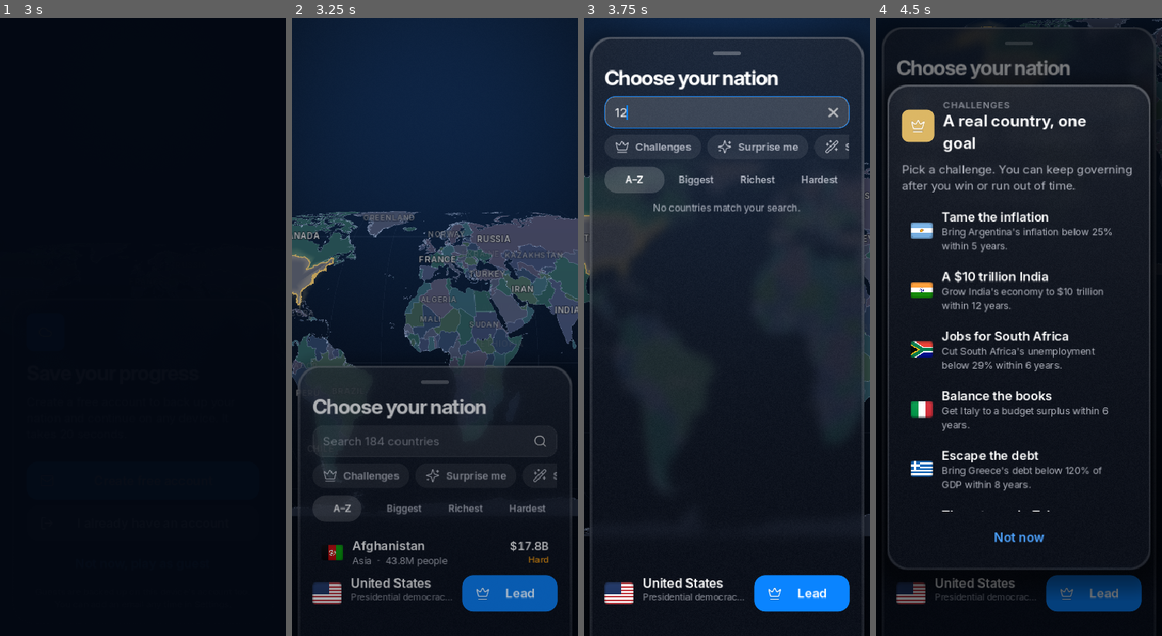
Above: before the commit, frames 1-4 (left to right).
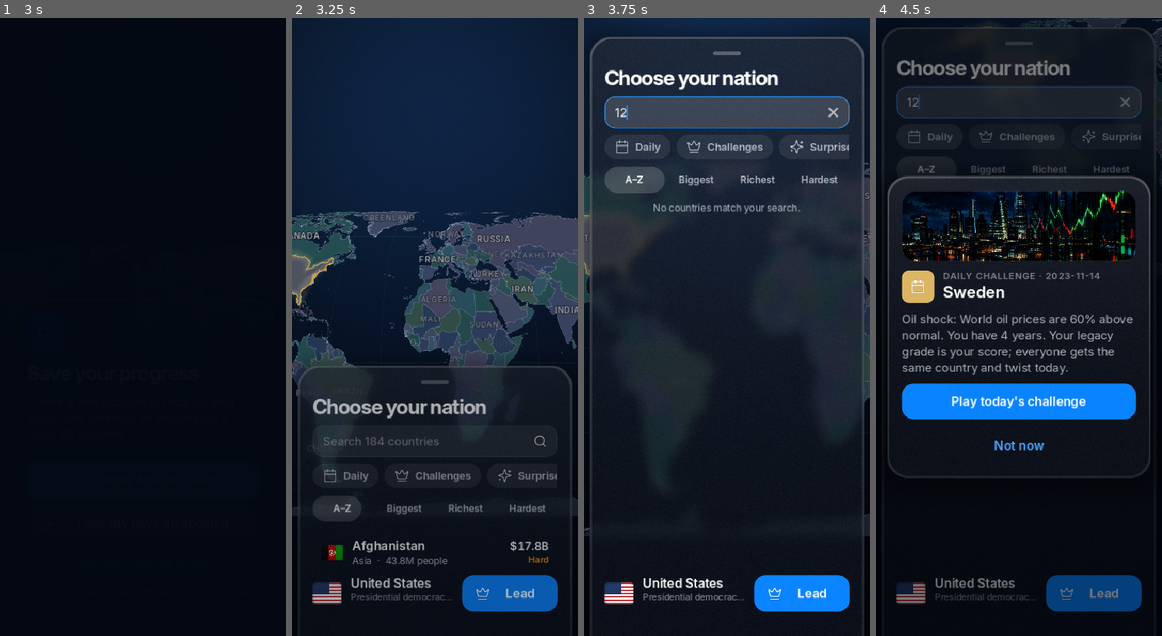
Above: after the commit, the same moments.

Repository: Arnav-Dugad/arnav-country-simulator
Game: Godot game, scene res://ui/screens/splash.tscn
The game is run twice, just before and just after one commit, with the same random seed, the same clock (stepped at 60 frames per second) and the same inputs.
Inputs (mouse positions are in pixels of both pictures, inside the frame that each line leads up to):
- Up to frame 1 (3 s): move the mouse to (205, 296) at 0.52 s; click (205, 296) at 0.67 s; click "Skip" at 1.25 s; click "Skip" at 2 s; click "Not now, play as guest" at 2.75 s
- Up to frame 2 (3.25 s): no input
- Up to frame 3 (3.75 s): click (727, 339) at 3.52 s; type "12" at 3.6 s
- Up to frame 4 (4.5 s): click (930, 135) at 4.25 s, where only the run after the commit has a clickable "Daily"

Frame 1 is identical in both runs. In frame 2, 0.6% of the frame differs, in the area x 11-93%, y 73-76%; in frame 3, 0.7%; in frame 4, 21%, in the area x 4-96%, y 10-93%.

Commit message:
v0.30.0: daily challenge (date-seeded country + twist, 4 years, best grade kept)
Co-Authored-By: Claude Opus 5.5 <noreply@anthropic.com>

Diff:
--- a/autoload/game.gd
+++ b/autoload/game.gd
@@ -77,6 +77,7 @@
 var cheats_used := false
 var god_mode := false               # cheat: you never lose power
 var sandbox := false                # started from the sandbox editor
+var daily := ""                     # daily challenge date ("" = normal game)
 var no_events := false              # sandbox option: no random events
 var rng := RandomNumberGenerator.new()
 
@@ -151,6 +152,7 @@
 	god_mode = false
 	sandbox = false
 	no_events = false
+	daily = ""
 	var c := me()
 	c.treasury *= Difficulty.treasury_mult()
 	start_snapshot = {"year": year, "gdp": c.gdp, "debt_pct": c.debt_pct(), "approval": c.approval,
@@ -289,6 +291,9 @@
 	if not running:
 		return
 	_check_challenge()
+	if Daily.over():
+		finish("daily")
+		return
 	var what := politics.monthly()
 	if what.begins_with("end:") and god_mode:
 		what = ""
@@ -404,7 +409,7 @@
 		"happiness_end": c.happiness, "events": director.log.size(), "trend": c.trend,
 		"projects": Projects.count_done(c) - c.projects.values().filter(func(p: Dictionary) -> bool:
 			return bool(p.get("start", false))).size(),
-		"cheats": cheats_used, "goals_done": Goals.done_count(),
+		"cheats": cheats_used, "goals_done": Goals.done_count(), "daily": daily,
 		"laws": c.laws.keys().filter(func(k: String) -> bool:
 			return Laws.is_active(c, k) and not c.laws_start.has(k)).size()}
 
@@ -513,7 +518,7 @@
 		"months_played": months_played, "countries": cs, "relations": rel, "history": hist,
 		"rng_state": str(rng.state), "dip": dip, "start": start_snapshot, "headlines_seen": headlines_seen,
 		"last_rating": last_rating, "news": news, "challenge": challenge, "feed": feed,
-		"difficulty": difficulty, "weather": weather, "cheats_used": cheats_used, "god_mode": god_mode, "sandbox": sandbox, "no_events": no_events,
+		"difficulty": difficulty, "weather": weather, "cheats_used": cheats_used, "god_mode": god_mode, "sandbox": sandbox, "no_events": no_events, "daily": daily,
 		"director": director.to_dict(), "politics": politics.to_dict(), "markets": markets.to_dict(), "cabinet": cabinet.to_dict(),
 	}
 
@@ -568,6 +573,7 @@
 	god_mode = bool(d.get("god_mode", false))
 	sandbox = bool(d.get("sandbox", false))
 	no_events = bool(d.get("no_events", false))
+	daily = str(d.get("daily", ""))
 	# Saves from before projects existed (v1, and v2 files written by 0.13.0 from
 	# them): give each country its real starting infrastructure.
 	for c in countries:
--- /dev/null
+++ b/sim/daily.gd
@@ -0,0 +1,96 @@
+class_name Daily
+extends RefCounted
+## The daily challenge: one country and one twist per calendar day, the same for
+## every player (seeded by the date). You have four years; when they're up the
+## game ends and your legacy grade is your score. Best grade per day is kept in
+## user://career.cfg.
+
+const YEARS := 4
+const TWISTS := [
+	{"id": "recession", "title": "Recession", "desc": "The economy is shrinking as you take office.",
+		"apply": {"growth": -2.5, "unemployment": 2.0}},
+	{"id": "debt", "title": "Debt mountain", "desc": "Debt is 40 points of GDP higher than in reality.",
+		"apply": {"debt_pct": 40.0}},
+	{"id": "inflation", "title": "Prices out of control", "desc": "Inflation has jumped by 10 points.",
+		"apply": {"inflation": 10.0}},
+	{"id": "unpopular", "title": "Unpopular start", "desc": "Your government starts at 32% approval.",
+		"apply": {"approval_set": 32.0}},
+	{"id": "unrest", "title": "Restless streets", "desc": "Stability is 18 points lower.",
+		"apply": {"stability": -18.0}},
+	{"id": "oil", "title": "Oil shock", "desc": "World oil prices are 60% above normal.",
+		"apply": {"oil": 0.47}},
+	{"id": "boom", "title": "Boom times", "desc": "Growth is roaring. Can you keep it from overheating?",
+		"apply": {"growth": 3.0, "inflation": 3.0}},
+]
+
+
+static func today() -> String:
+	var d := Time.get_date_dict_from_system()
+	return "%04d-%02d-%02d" % [int(d.year), int(d.month), int(d.day)]
+
+
+static func seed_for(date: String) -> int:
+	return absi(hash("acs-daily-" + date))
+
+
+## Today's scenario: {date, country, twist}.
+static func scenario(date: String = "") -> Dictionary:
+	if date == "":
+		date = today()
+	var s := seed_for(date)
+	# Only countries with full real data (no estimates) for a fair challenge.
+	var pool: Array[int] = []
+	for i in World.playable:
+		if (World.stats[i].get("estimated", []) as Array).is_empty() and World.stat(i, "population") > 3e6:
+			pool.append(i)
+	var country: int = pool[s % pool.size()]
+	var twist: Dictionary = TWISTS[(s / 13) % TWISTS.size()]
+	return {"date": date, "country": country, "twist": twist}
+
+
+static func start(date: String = "") -> void:
+	var sc := scenario(date)
+	Game.new_game(int(sc.country), seed_for(str(sc.date)), "standard")
+	Game.daily = str(sc.date)
+	var c := Game.me()
+	var fx: Dictionary = sc.twist.apply
+	if fx.has("growth"):
+		c.growth += float(fx.growth)
+		c.growth_anchor += float(fx.growth) * 0.5
+	if fx.has("unemployment"):
+		c.unemployment += float(fx.unemployment)
+	if fx.has("inflation"):
+		c.inflation += float(fx.inflation)
+		c.core_inflation += float(fx.inflation)
+	if fx.has("debt_pct"):
+		c.debt += c.gdp * float(fx.debt_pct) / 100.0
+	if fx.has("approval_set"):
+		c.approval = float(fx.approval_set)
+	if fx.has("stability"):
+		c.stability = maxf(c.stability + float(fx.stability), 5.0)
+	if fx.has("oil"):
+		Game.markets.oil = float(fx.oil)
+	Simulation.update_finances(c)
+	c.refresh_explainer()
+	Game.add_feed("Daily challenge: %s. You have %d years." % [str(sc.twist.title).to_lower(), YEARS], "calendar", "gold")
+
+
+static func over() -> bool:
+	return Game.daily != "" and Game.months_played >= YEARS * 12
+
+
+static func best(date: String = "") -> String:
+	var c := ConfigFile.new()
+	c.load(Career.PATH)
+	return str(c.get_value("daily", date if date != "" else today(), ""))
+
+
+static func record(date: String, grade: String) -> bool:
+	var c := ConfigFile.new()
+	c.load(Career.PATH)
+	var prev := str(c.get_value("daily", date, ""))
+	if prev != "" and Career.GRADE_ORDER.find(grade) <= Career.GRADE_ORDER.find(prev):
+		return false
+	c.set_value("daily", date, grade)
+	c.save(Career.PATH)
+	return true
--- a/ui/screens/country_picker.gd
+++ b/ui/screens/country_picker.gd
@@ -66,6 +66,9 @@
 	var chips := HBoxContainer.new()
 	chips.add_theme_constant_override(&"separation", DS.S2)
 	chip_scroll.add_child(chips)
+	var daily := AppButton.make("Daily", &"Chip", "calendar")
+	daily.pressed.connect(_show_daily)
+	chips.add_child(daily)
 	var chall := AppButton.make("Challenges", &"Chip", "crown")
 	chall.pressed.connect(_show_challenges)
 	chips.add_child(chall)
@@ -235,6 +238,33 @@
 	_list.move_child(_empty, _list.get_child_count() - 1)
 	_scroll.scroll_vertical = 0
 	Haptics.tap()
+
+
+func _show_daily() -> void:
+	if is_instance_valid(_ask):
+		return
+	Haptics.tap()
+	var sc := Daily.scenario()
+	var i: int = sc.country
+	_ask = ModalCard.new()
+	add_child(_ask)
+	_ask.content.add_child(Illustration.banner("markets", "calendar", DS.GOLD, 96.0))
+	_ask.header("calendar", DS.GOLD, "Daily challenge · %s" % str(sc.date), World.map.names[i])
+	_ask.body("%s: %s You have %d years. Your legacy grade is your score; everyone gets the same country and twist today." % [
+		str(sc.twist.title), str(sc.twist.desc), Daily.YEARS])
+	var b := Daily.best()
+	if b != "":
+		var bl := Label.new()
+		bl.theme_type_variation = &"Subhead"
+		bl.text = "Your best today: %s" % b
+		bl.add_theme_color_override(&"font_color", DS.GOLD)
+		_ask.content.add_child(bl)
+	_ask.choice("Play today's challenge", "", &"PrimaryButton", func() -> void:
+		Haptics.success()
+		_ask.dismiss()
+		Daily.start()
+		Router.goto(NEXT))
+	_ask.choice("Not now", "", &"GhostButton", func() -> void: _ask.dismiss())
 
 
 func _show_challenges() -> void:
--- a/ui/screens/game_over.gd
+++ b/ui/screens/game_over.gd
@@ -44,6 +44,7 @@
 		"revolution": "Protests in %s swept your government from power." % data.country,
 		"coup": "The army of %s removed you from power." % data.country,
 		"review": "The party leadership of %s replaced you." % data.country,
+		"daily": "Your four years in today's challenge are up.",
 	}.get(reason, "You led %s for %.1f years." % [data.country, float(data.years)])
 	col.add_child(sub)
 
@@ -56,6 +57,14 @@
 	if not has_meta(&"recorded"):
 		set_meta(&"recorded", true)
 		Career.record(data, grade)
+		if str(data.get("daily", "")) != "":
+			var improved := Daily.record(str(data.daily), grade)
+			var dl := Label.new()
+			dl.theme_type_variation = &"Subhead"
+			dl.add_theme_color_override(&"font_color", DS.GOLD)
+			dl.autowrap_mode = TextServer.AUTOWRAP_WORD_SMART
+			dl.text = "New best for today's challenge!" if improved else "Today's best: %s. Try again tomorrow for a new one." % Daily.best(str(data.daily))
+			col.add_child(dl)
 	var grade_row := HBoxContainer.new()
 	grade_row.add_theme_constant_override(&"separation", DS.S4)
 	col.add_child(grade_row)
Not shown, added: sim/daily.gd.uid
Not shown, changed: CHANGELOG.md
